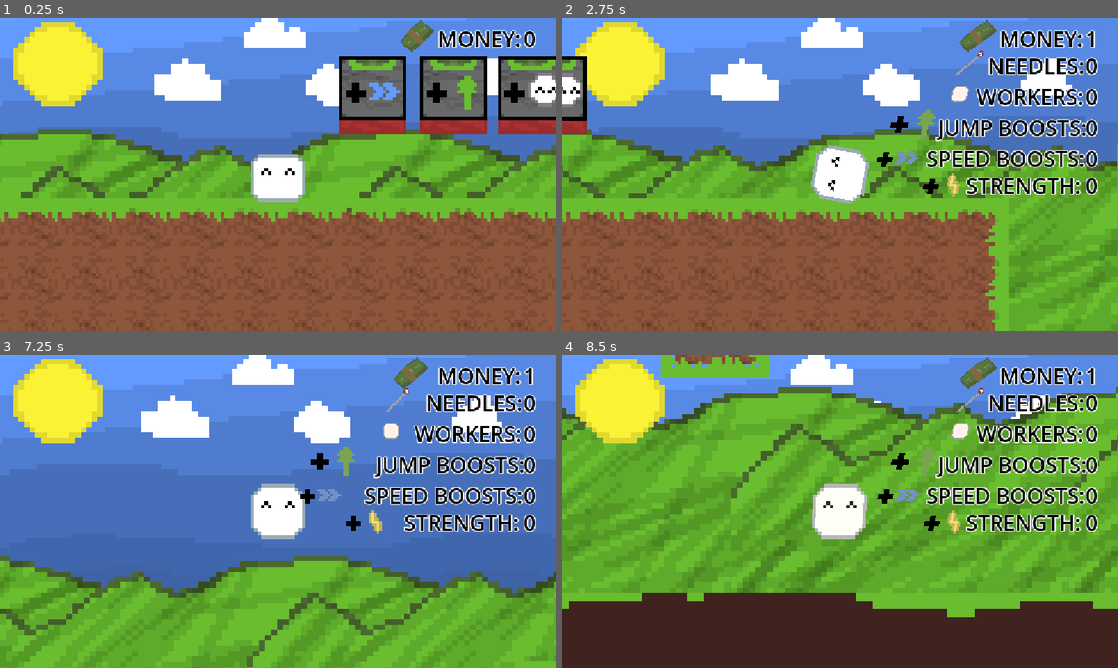
Above: before the commit, frames 1-4 (two rows, left to right).
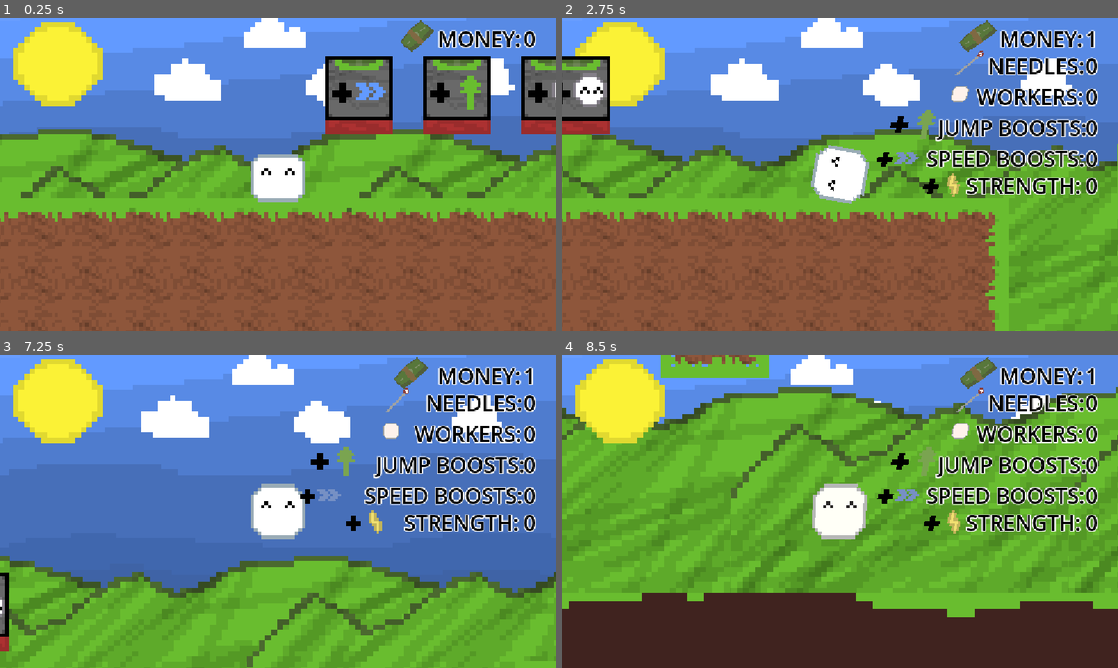
Above: after the commit, the same moments.

Repository: leolevd/Haven-Lisbon-2026
Game: Godot game, scene res://main.tscn
Same seed, same stepped clock (60 frames per second), same inputs: the game is played once before the commit and once after it.
Inputs:
- Up to frame 1 (0.25 s): no input
- Up to frame 2 (2.75 s): hold Shift (showstats) 0.53-1.28 s; hold D (right) 0.53-2.03 s; tap W (jump) at 0.77, 1.52 s; tap Shift (showstats) at 1.35 s; hold A (left) from 2.03 s (still down); hold Shift (showstats) from 2.03 s (still down)
- Up to frame 3 (7.25 s): release A (left) at 2.78 s; release Shift (showstats) at 2.78 s; hold D (right) 2.78-4.28 s; tap Shift (showstats) at 2.85, 4.35, 5.85 s; tap W (jump) at 3.02, 3.77, 4.52, 6.02, 6.77 s; hold Shift (showstats) 3.53-4.28 s; hold A (left) 4.28-5.03 s; hold D (right) 5.03-5.78 s; hold Shift (showstats) 5.03-5.78 s; hold A (left) from 5.78 s (still down); hold Shift (showstats) from 6.53 s (still down)
- Up to frame 4 (8.5 s): release A (left) at 7.28 s; release Shift (showstats) at 7.28 s; hold D (right) from 7.28 s (still down); tap Shift (showstats) at 7.35 s; tap W (jump) at 7.52 s; hold Shift (showstats) from 8.03 s (still down)

The runs differ from the first frame. In frame 1, 4.4% of the frame differs, in the area x 58-100%, y 12-38%; in frame 2, 1.5%; in frame 3, 0.4%; in frame 4, nothing differs.

Commit message:
jyfjytytj

Diff:
--- a/main.tscn
+++ b/main.tscn
@@ -11,7 +11,9 @@
 [ext_resource type="PackedScene" uid="uid://c7btxdxh8yn0q" path="res://bounceback.tscn" id="8_5vw27"]
 [ext_resource type="PackedScene" uid="uid://dml2cjtve507a" path="res://coin.tscn" id="9_4c57u"]
 [ext_resource type="PackedScene" uid="uid://bx6b0gl20gro0" path="res://haystack.tscn" id="9_kek77"]
+[ext_resource type="Script" uid="uid://byyk3h0aayo2i" path="res://secret_entrance.gd" id="10_ycdy4"]
 [ext_resource type="PackedScene" uid="uid://cciroq7ghg4ay" path="res://upgrade.tscn" id="11_efxa6"]
+[ext_resource type="Script" uid="uid://2p0icfc5w8b0" path="res://secret.gd" id="13_w48qg"]
 
 [sub_resource type="TileSetAtlasSource" id="TileSetAtlasSource_5vw27"]
 texture = ExtResource("7_272bh")
@@ -114,6 +116,12 @@
 physics_layer_0/collision_layer = 1
 sources/0 = SubResource("TileSetAtlasSource_5vw27")
 
+[sub_resource type="RectangleShape2D" id="RectangleShape2D_ifeun"]
+size = Vector2(36, 16.5)
+
+[sub_resource type="RectangleShape2D" id="RectangleShape2D_1x3kl"]
+size = Vector2(37, 17)
+
 [node name="main" type="Node2D" unique_id=1024408130]
 
 [node name="player" parent="." unique_id=1069588700 node_paths=PackedStringArray("haystack") instance=ExtResource("5_lquwl")]
@@ -192,10 +200,26 @@
 
 [node name="tilemap" type="Node" parent="." unique_id=895942554]
 
-[node name="Layer0" type="TileMapLayer" parent="tilemap" unique_id=317699142]
+[node name="Layer0" type="TileMapLayer" parent="tilemap" unique_id=317699142 groups=["Secret_entrace1"]]
 use_parent_material = true
-tile_map_data = PackedByteArray("AAD5/wIAAAABAAAAAAD6/wIAAAA …(1891 unchanged characters)… MAAAA7APr/AAACAAMAAAA/APr/AAAAAAAAAAA/APv/AAAAAAEAAAA/APz/AAAAAAIAAABAAPr/AAABAAAAAABAAPv/AAABAAEAAABAAPz/AAABAAIAAABBAPr/AAACAAAAAABBAPv/AAACAAEAAABBAPz/AAACAAIAAAA=")
+tile_map_data = PackedByteArray("AAD5/wIAAAABAAAAAAD6/wIAAAA …(1891 unchanged characters)… MAAAA7APr/AAACAAMAAAA/APr/AAAAAAAAAAA/APz/AAAAAAIAAABAAPr/AAABAAAAAABAAPz/AAABAAIAAABBAPr/AAACAAAAAABBAPv/AAACAAEAAABBAPz/AAACAAIAAABAAPv/AAABAAEAAAA/APv/AAAAAAEAAAA=")
 tile_set = SubResource("TileSet_7mycd")
+
+[node name="Node2D" type="Node2D" parent="tilemap/Layer0" unique_id=1262120605]
+script = ExtResource("10_ycdy4")
+
+[node name="Wall" type="StaticBody2D" parent="tilemap/Layer0/Node2D" unique_id=1881158804 groups=["Secret_entrace1"]]
+position = Vector2(-22, 0)
+
+[node name="CollisionShape2D" type="CollisionShape2D" parent="tilemap/Layer0/Node2D/Wall" unique_id=1170547926]
+position = Vector2(1048, -71.75)
+shape = SubResource("RectangleShape2D_ifeun")
+
+[node name="Detector" type="Area2D" parent="tilemap/Layer0/Node2D" unique_id=543018106]
+
+[node name="CollisionShape2D" type="CollisionShape2D" parent="tilemap/Layer0/Node2D/Detector" unique_id=1190468479]
+position = Vector2(1025.5, -72)
+shape = SubResource("RectangleShape2D_1x3kl")
 
 [node name="haystack" parent="." unique_id=464760062 instance=ExtResource("9_kek77")]
 position = Vector2(-272, -32)
@@ -250,14 +274,19 @@
 [node name="coin19" parent="maney" unique_id=341892676 instance=ExtResource("9_4c57u")]
 position = Vector2(1039, -106)
 
+[node name="secret_coin1" parent="maney" unique_id=175693411 instance=ExtResource("9_4c57u")]
+z_index = -1
+position = Vector2(1032, -72)
+script = ExtResource("13_w48qg")
+
 [node name="upgrade" parent="." unique_id=364805235 instance=ExtResource("11_efxa6")]
-position = Vector2(-70, 6)
+position = Vector2(-74, 6)
 type = 2
 
 [node name="upgrade2" parent="." unique_id=1756966667 instance=ExtResource("11_efxa6")]
-position = Vector2(-46, 6)
+position = Vector2(-45, 6)
 type = 1
 
 [node name="upgrade3" parent="." unique_id=862448660 node_paths=PackedStringArray("haystack") instance=ExtResource("11_efxa6")]
-position = Vector2(-23, 6)
+position = Vector2(-16, 6)
 haystack = NodePath("../haystack")
--- /dev/null
+++ b/secret.gd
@@ -0,0 +1,19 @@
+extends Area2D
+@onready var collision: CollisionShape2D = $CollisionShape2D
+@onready var sprite: Sprite2D = $Sprite2D
+@onready var timer: Timer = $Timer
+
+func _ready() -> void:
+	timer.timeout.connect(reactivate)
+	timer.one_shot = true
+
+func reactivate():
+	sprite.visible = true
+	collision.set_deferred("disabled", false)
+
+func _on_body_entered(body: Node2D) -> void:
+	if body.name == "player":
+		body.money += 35
+		sprite.visible = false
+		collision.set_deferred("disabled", true)
+		timer.start()
--- /dev/null
+++ b/secret_entrance.gd
@@ -0,0 +1,62 @@
+extends Node2D
+
+@onready var layer: TileMapLayer = get_parent()
+@onready var wall_colison: CollisionShape2D = $Wall/CollisionShape2D
+@onready var detector: Area2D = $Detector
+@onready var note: Area2D = get_node_or_null("Nota")
+
+var aberta = false
+
+
+func _ready() -> void:
+	detector.body_entered.connect(_on_detetor_body_entered)
+	if note:
+		note.visible = false
+		note.body_entered.connect(_on_nota_body_entered)
+
+
+func _on_detetor_body_entered(body: Node2D) -> void:
+	if aberta:
+		return
+	if body is CharacterBody2D:
+		aberta = true
+		wall_colison.set_deferred("disabled", true)
+		abrir_tiles()
+		if note:
+			note.visible = true
+
+
+func _on_nota_body_entered(body: Node2D) -> void:
+	if note.visible and "money" in body:
+		body.money += 100
+		note.queue_free()
+
+
+# Encontra os tiles que estão debaixo da colisão do Wall.
+func abrir_tiles() -> void:
+	var rect: Rect2 = wall_colison.shape.get_rect()
+	var margem = Vector2(layer.tile_set.tile_size) * 0.3
+	var canto1 = layer.to_local(wall_colison.to_global(rect.position)) + margem
+	var canto2 = layer.to_local(wall_colison.to_global(rect.end)) - margem
+	var inicio = layer.local_to_map(canto1)
+	var fim = layer.local_to_map(canto2)
+	for x in range(inicio.x, fim.x + 1):
+		for y in range(inicio.y, fim.y + 1):
+			tornar_passavel(Vector2i(x, y))
+
+
+# tira a colisão a um tile e pinta-o de cinzento.
+func tornar_passavel(celula: Vector2i) -> void:
+	var source_id = layer.get_cell_source_id(celula)
+	if source_id == -1:
+		return
+	var fonte = layer.tile_set.get_source(source_id) as TileSetAtlasSource
+	if fonte == null:
+		return
+	var atlas = layer.get_cell_atlas_coords(celula)
+	var alt = fonte.create_alternative_tile(atlas)
+	var dados: TileData = fonte.get_tile_data(atlas, alt)
+	dados.modulate = Color(0.55, 0.55, 0.55)
+	for i in layer.tile_set.get_physics_layers_count():
+		dados.set_collision_polygons_count(i, 0)
+	layer.set_cell(celula, source_id, atlas, alt)
Binary file added: KOMIKAX_.ttf
Not shown, added: KOMIKAX_.ttf.import
Not shown, added: secret.gd.uid
Not shown, added: secret_entrance.gd.uid
